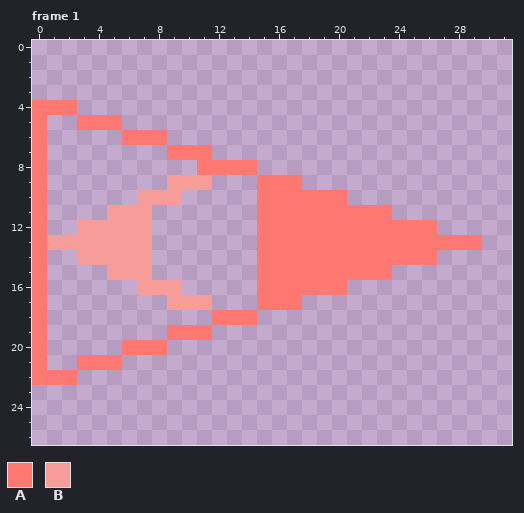
Animated GIF sprite, stored at www/mono/res/img/a_right.gif. The picture above is the old version.
The file is 32x27 pixels, 4 frames. Shown: frame 1. The commit also changed other frames, which this record leaves out.
Palette (. is transparent): A #ff7771  B #f79d99
New version:
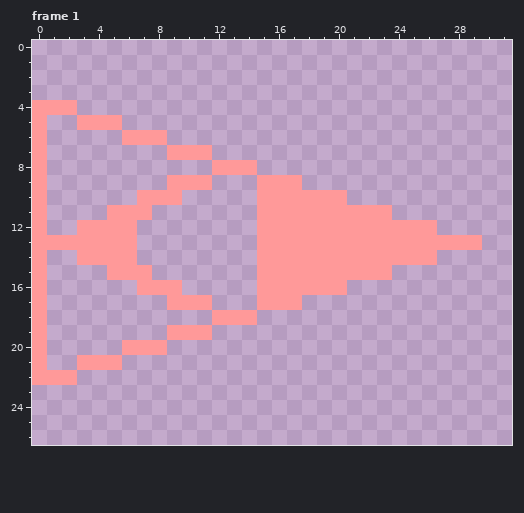
Change:
Colour A changes from #ff7771 to #ff9999.
Frame 1:
Colour A replaces colour B in row 9 at x 9 to 11; in row 10 at x 7 to 9; in row 11 at x 5 to 7; in row 12 at x 3 to 6; in row 13 at x 1 to 6; in row 14 at x 3 to 6.
Colour A replaces colour B in row 15 at x 5 to 7; in row 16 at x 7 to 9; in row 17 at x 9 to 11.
Colour A is gone in row 8 at x 11.
Colour B is gone in rows 12 to 14 at x 7.
